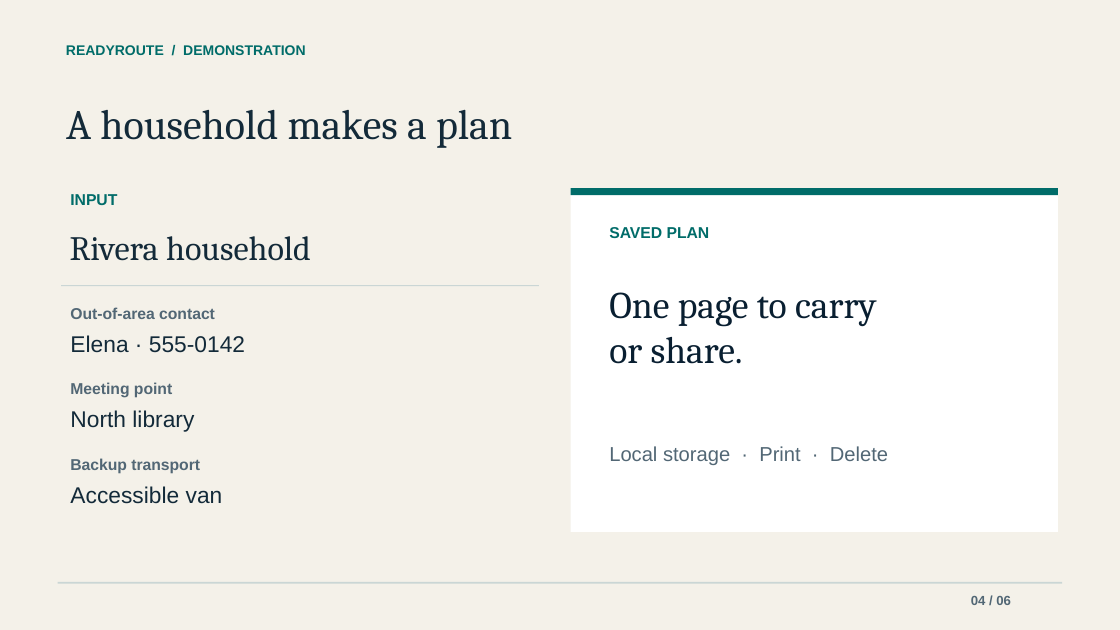
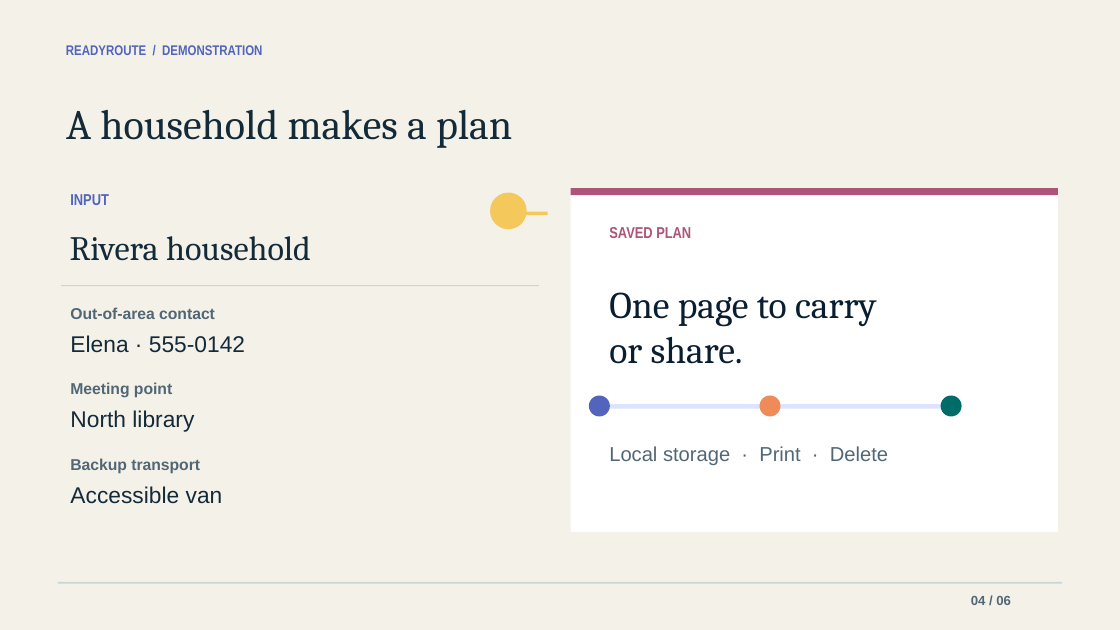
Before and after one commit to Amartya-J/ycs, a slide deck: slide 4 of ReadyRoute_presentation.pptx. Drawn at 1120x630 pixels with LibreOffice and Linux fonts; fonts in the diff are those of the drawing. Boxes give left, top, right and bottom in pixels: in the first picture for what was removed or moved away, otherwise in the second. Text is boxed around its words. In the diff, an @@ line names an element or a change of style, - is before the commit and + after.

```diff
--- a/ReadyRoute_presentation.pptx
+++ b/ReadyRoute_presentation.pptx
@@ text "READYROUTE / DEMONSTRATION" at [66,45,262,55]: font Arial to Arial Narrow, text colour #006C69 to #5264BB @@
@@ text "INPUT" at [70,194,109,205]: font Arial to Arial Narrow, text colour #006C69 to #5264BB @@
@@ ellipse added at [490,192,527,229], fill #F5C85C @@
@@ rectangle at [571,188,1058,195]: fill #006C69 to #AD5478 @@
@@ rectangle added at [506,212,548,215], fill #F5C85C @@
@@ text "SAVED PLAN" at [609,227,691,238]: font Arial to Arial Narrow, text colour #006C69 to #AD5478 @@
@@ ellipse added at [589,396,610,417], fill #5264BB @@
@@ rectangle added at [596,404,949,408], fill #DCE2FF @@
@@ ellipse added at [760,396,781,417], fill #EF8B58 @@
@@ ellipse added at [941,396,962,417], fill #006C69 @@
```
Also in this commit, not shown: 5 other slides changed, 6 other files.
